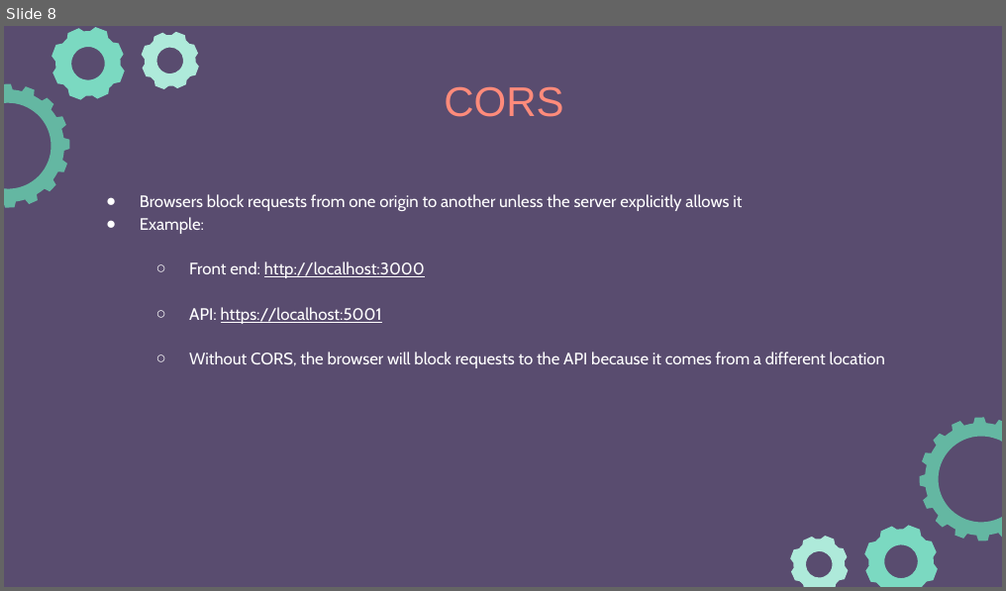
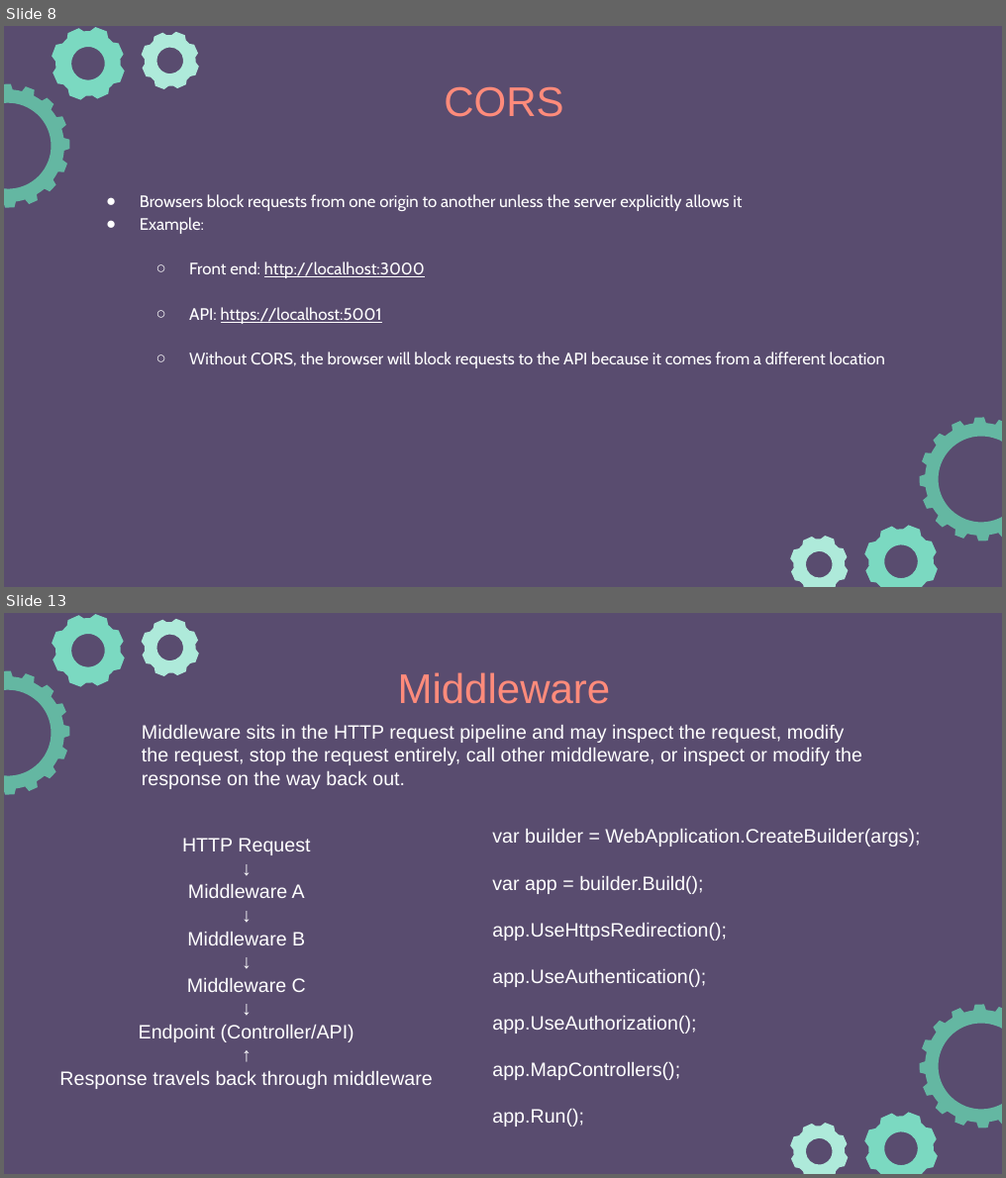
Before and after one commit to e-m-wilson/dotnet, a slide deck: Resources-Notes-Ppts/ASP-NET-Identity/ASPNET_Identity.pptx. Shown one above the other, each under a label of ours: slide 8 before the commit, slides 8 and 13 after it; the slides between them are not shown. The pictures are 1006x591 and 1006x1178 pixels, drawn with LibreOffice and Linux fonts; fonts in the diff are those of the drawing. Boxes give left, top, right and bottom in pixels: in the first picture for what was removed or moved away, otherwise in the second. Text is boxed around its words. In the diff, an @@ line names an element or a change of style, - is before the commit and + after.

```diff
--- a/Resources-Notes-Ppts/ASP-NET-Identity/ASPNET_Identity.pptx
+++ b/Resources-Notes-Ppts/ASP-NET-Identity/ASPNET_Identity.pptx
@@ slide 13 added at box(4, 613, 1002, 1174), background #594C6F; not listed: 6 template elements that a slide beside it also shows @@
@@ title added at box(398, 672, 611, 704), 30 pt, text #FF8B7B @@
+Middleware
@@ text added at box(142, 725, 862, 789), 14 pt, text #FFFFFF @@
+Middleware sits in the HTTP request pipeline and may inspect the request, modify the request, stop the request entirely, call other middleware, or inspect or modify the response on the way back out.
@@ text added at box(59, 838, 432, 1089), 14 pt, text #FFFFFF @@
+HTTP Request
+↓
+Middleware A
+↓
+Middleware B
+↓
+Middleware C
+↓
+Endpoint (Controller/API)
+↑
+Response travels back through middleware
@@ text added at box(492, 829, 920, 1127), 14 pt, text #FFFFFF @@
+var builder = WebApplication.CreateBuilder(args);
+var app = builder.Build();
+app.UseHttpsRedirection();
+app.UseAuthentication();
+app.UseAuthorization();
+app.MapControllers();
+app.Run();
```
Also in this commit, not shown: 1 slide changed, 4 other slides added.
